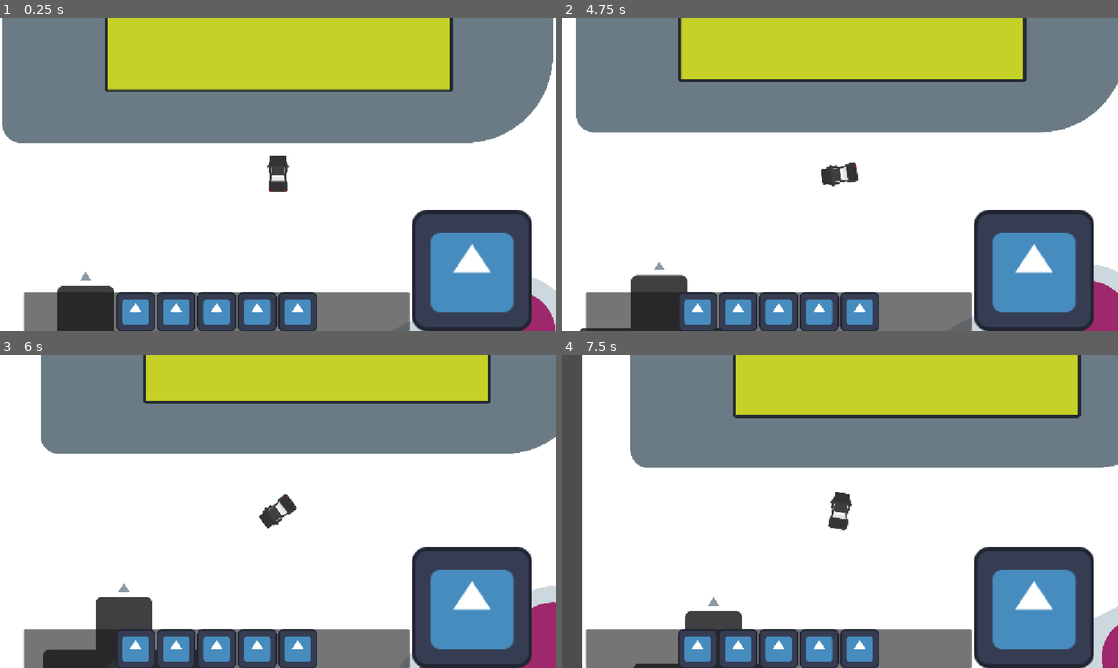
Above: before the commit, frames 1-4 (two rows, left to right).
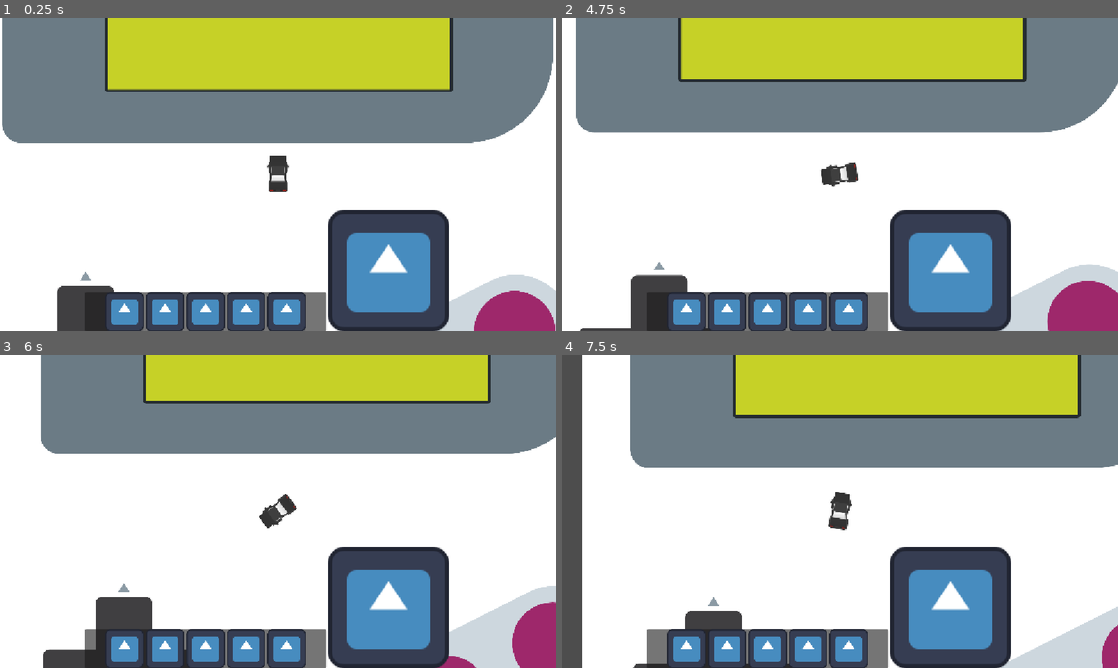
Above: after the commit, the same moments.

Repository: DBorgKiwami/game-jam-2
Game: Godot game, scene res://levels/testlevel.tscn
The game is run twice, just before and just after one commit, with the same random seed, the same clock (stepped at 60 frames per second) and the same inputs. The engine's default icon, where the game draws it, is replaced by a stand-in: a white triangle on a blue panel in a dark square.
Inputs:
- Up to frame 1 (0.25 s): no input
- Up to frame 2 (4.75 s): tap Enter at 0.5 s; hold Right (turn_right) 0.53-1.28 s; hold Up (gas_pedal) 0.53-1.28 s; hold Space (brakes) 1.28-2.03 s; tap Up (gas_pedal) at 1.35, 2.85, 4.35 s; hold Up (gas_pedal) 2.03-2.78 s; hold Right (turn_right) 2.03-3.53 s; hold Up (gas_pedal) 3.53-4.28 s; hold Left (turn_left) from 3.53 s (still down)
- Up to frame 3 (6 s): release Left (turn_left) at 5.03 s; hold Space (brakes) 5.03-5.78 s; hold Up (gas_pedal) 5.03-5.78 s; hold Right (turn_right) from 5.78 s (still down); tap Up (gas_pedal) at 5.85 s
- Up to frame 4 (7.5 s): keep holding Right (turn_right); hold Up (gas_pedal) 6.53-7.28 s; tap Up (gas_pedal) at 7.35 s

The runs differ from the first frame. In frame 1, 16% of the frame differs, in the area x 4-96%, y 61-100%; in frame 2, 16%; in frame 3, 16%; in frame 4, 17%.

Commit message:
Slimming down toolbar panel to fit better

Diff:
--- a/ui/toolbar.tscn
+++ b/ui/toolbar.tscn
@@ -5,20 +5,22 @@
 [node name="Toolbar" type="CanvasLayer" unique_id=1357045452]
 
 [node name="ToolbarAndWheel" type="HBoxContainer" parent="." unique_id=394098995]
+custom_minimum_size = Vector2(800, 0)
+custom_maximum_size = Vector2(800, -1)
 anchors_preset = 7
 anchor_left = 0.5
 anchor_top = 1.0
 anchor_right = 0.5
 anchor_bottom = 1.0
-offset_left = -20.0
-offset_top = -40.0
-offset_right = 20.0
+offset_left = -527.0
+offset_top = -250.0
+offset_right = 527.0
 grow_horizontal = 2
 grow_vertical = 0
 
 [node name="Toolbar" type="Panel" parent="ToolbarAndWheel" unique_id=152526847]
-custom_minimum_size = Vector2(800, 80)
-custom_maximum_size = Vector2(800, 80)
+custom_minimum_size = Vector2(500, 80)
+custom_maximum_size = Vector2(500, 80)
 layout_mode = 2
 size_flags_vertical = 8
 
@@ -81,3 +83,5 @@
 texture = ExtResource("2_ata6n")
 expand_mode = 1
 stretch_mode = 4
+
+[node name="MinigameContainer" type="CanvasLayer" parent="." unique_id=985513871]
